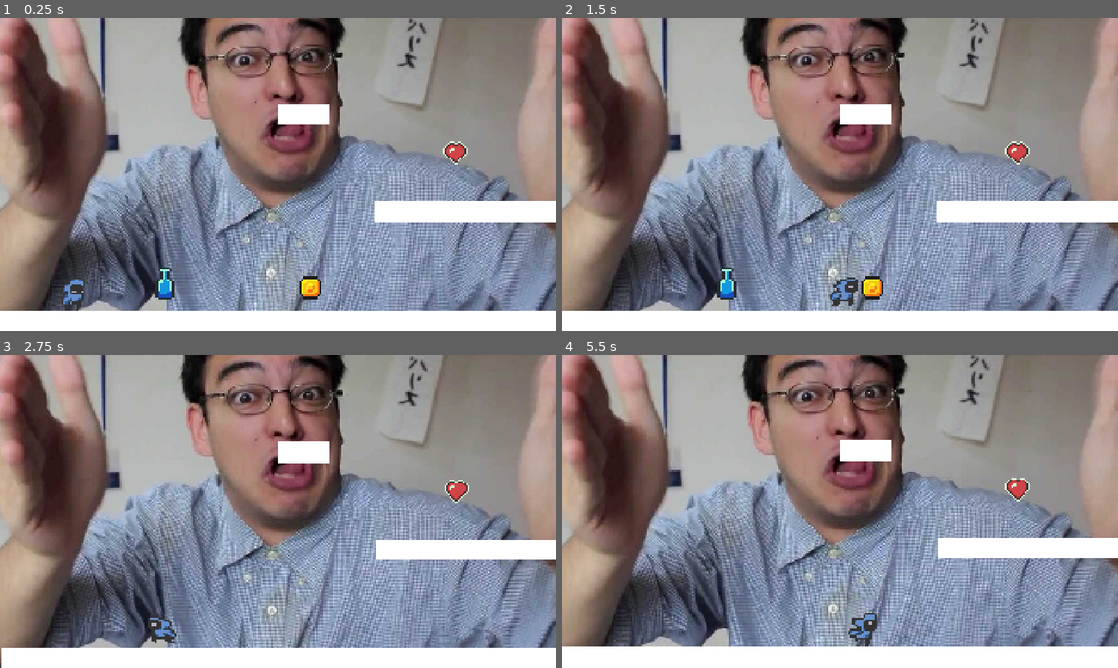
Above: before the commit, frames 1-4 (two rows, left to right).
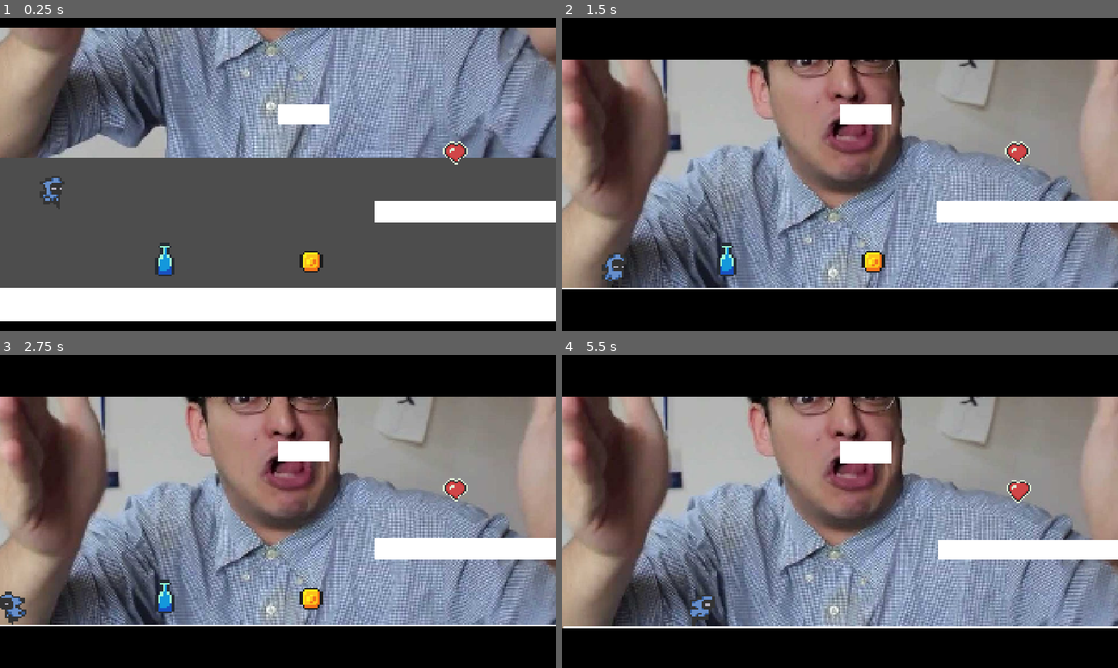
Above: after the commit, the same moments.

Repository: mightokondria/gimersia-guided-godot
Game: Godot game, scene res://_Scenes/TheStage.tscn
Same seed, same stepped clock (60 frames per second), same inputs: the game is played once before the commit and once after it.
Inputs:
- Up to frame 1 (0.25 s): no input
- Up to frame 2 (1.5 s): tap Enter (ui_accept) at 0.5, 0.77 s; hold Right (ui_right) from 0.53 s (still down); tap Shift (dash) at 0.6, 1.35 s
- Up to frame 3 (2.75 s): tap Enter (ui_accept) at 1.52 s; release Right (ui_right) at 2.03 s; hold Left (ui_left) from 2.03 s (still down); tap Shift (dash) at 2.1 s
- Up to frame 4 (5.5 s): release Left (ui_left) at 2.78 s; hold Right (ui_right) 2.78-4.28 s; tap Shift (dash) every 0.75 s from 2.85 to 5.1 s; tap Enter (ui_accept) at 3.02, 3.77, 4.52 s; hold Left (ui_left) 4.28-5.03 s; hold Right (ui_right) from 5.03 s (still down)

The runs differ from the first frame. In frame 1, 88% of the frame differs, in the area x 0-100%, y 0-100%; in frame 2, 28%; in frame 3, 38%; in frame 4, 39%.

Commit message:
Add cutscene system and letterbox animation
Introduces a cutscene scene, letterbox bars, and an AnimationPlayer script to handle cutscene transitions. Updates Player and TheStage scenes to support cutscene state, disables player input during cutscenes, and adds related animation resources and logic.

Diff:
--- /dev/null
+++ b/guided/_Scenes/CutScene.tscn
@@ -0,0 +1,142 @@
+[gd_scene load_steps=15 format=3 uid="uid://emv4ltmmdu4s"]
+
+[ext_resource type="PackedScene" uid="uid://d1g6kiifioiuw" path="res://_Scenes/Player.tscn" id="1_c0vfd"]
+[ext_resource type="PackedScene" uid="uid://hoenuvlwji8b" path="res://_Scenes/DoubleJumpItem.tscn" id="2_0u02h"]
+[ext_resource type="PackedScene" uid="uid://dnqy5qp18ibvg" path="res://_Scenes/WallGrabItem.tscn" id="3_nknsa"]
+[ext_resource type="PackedScene" uid="uid://iyvyfmls3d04" path="res://_Scenes/DashItem.tscn" id="4_pqe16"]
+[ext_resource type="Script" uid="uid://djka36bc42uqr" path="res://_Scripts/SmartCamera.gd" id="5_8j8af"]
+[ext_resource type="Texture2D" uid="uid://d2k6egmhw4abh" path="res://cuki.jpg" id="6_b1wna"]
+
+[sub_resource type="RectangleShape2D" id="RectangleShape2D_vwk1b"]
+size = Vector2(1919, 72)
+
+[sub_resource type="RectangleShape2D" id="RectangleShape2D_rfx65"]
+size = Vector2(626, 74)
+
+[sub_resource type="RectangleShape2D" id="RectangleShape2D_2d4v4"]
+size = Vector2(178, 74)
+
+[sub_resource type="RectangleShape2D" id="RectangleShape2D_nnjwi"]
+size = Vector2(2058.25, 52)
+
+[sub_resource type="RectangleShape2D" id="RectangleShape2D_x6l5f"]
+size = Vector2(69.75, 1379)
+
+[sub_resource type="RectangleShape2D" id="RectangleShape2D_7017n"]
+size = Vector2(69.75, 1386)
+
+[sub_resource type="Animation" id="Animation_c0vfd"]
+resource_name = "Sensei_Walk"
+
+[sub_resource type="AnimationLibrary" id="AnimationLibrary_0u02h"]
+_data = {
+&"Sensei_Walk": SubResource("Animation_c0vfd")
+}
+
+[node name="Level1" type="Node2D"]
+
+[node name="SubViewportContainer" type="SubViewportContainer" parent="."]
+offset_left = -960.0
+offset_top = -540.0
+offset_right = 960.0
+offset_bottom = 540.0
+stretch = true
+stretch_shrink = 6
+metadata/_edit_use_anchors_ = true
+
+[node name="SubViewport" type="SubViewport" parent="SubViewportContainer"]
+transparent_bg = true
+handle_input_locally = false
+size = Vector2i(320, 180)
+render_target_update_mode = 4
+
+[node name="Floor" type="StaticBody2D" parent="SubViewportContainer"]
+position = Vector2(798, 533)
+
+[node name="ColorRect" type="ColorRect" parent="SubViewportContainer/Floor"]
+anchors_preset = 8
+anchor_left = 0.5
+anchor_top = 0.5
+anchor_right = 0.5
+anchor_bottom = 0.5
+offset_left = -799.99994
+offset_top = 486.0
+offset_right = -151.3512
+offset_bottom = 558.0
+grow_horizontal = 2
+grow_vertical = 2
+scale = Vector2(2.9599996, 1)
+size_flags_horizontal = 4
+
+[node name="CollisionShape2D" type="CollisionShape2D" parent="SubViewportContainer/Floor"]
+position = Vector2(159.5, 522)
+shape = SubResource("RectangleShape2D_vwk1b")
+
+[node name="Player" parent="SubViewportContainer" instance=ExtResource("1_c0vfd")]
+position = Vector2(255, 901.00006)
+scale = Vector2(7.5999975, 7.5999975)
+
+[node name="StaticBody2D" type="StaticBody2D" parent="SubViewportContainer"]
+position = Vector2(798, 462)
+
+[node name="ColorRect" type="ColorRect" parent="SubViewportContainer/StaticBody2D"]
+offset_left = 496.0
+offset_top = 181.0
+offset_right = 1118.0
+offset_bottom = 254.0
+
+[node name="CollisionShape2D" type="CollisionShape2D" parent="SubViewportContainer/StaticBody2D"]
+position = Vector2(809, 218)
+shape = SubResource("RectangleShape2D_rfx65")
+
+[node name="ColorRect2" type="ColorRect" parent="SubViewportContainer/StaticBody2D"]
+offset_left = -96.0
+offset_top = -155.0
+offset_right = 82.0
+offset_bottom = -82.0
+
+[node name="CollisionShape2D5" type="CollisionShape2D" parent="SubViewportContainer/StaticBody2D"]
+position = Vector2(-8, -118)
+shape = SubResource("RectangleShape2D_2d4v4")
+
+[node name="CollisionShape2D4" type="CollisionShape2D" parent="SubViewportContainer/StaticBody2D"]
+position = Vector2(158, -729)
+shape = SubResource("RectangleShape2D_nnjwi")
+
+[node name="CollisionShape2D2" type="CollisionShape2D" parent="SubViewportContainer/StaticBody2D"]
+position = Vector2(1154, -60.5)
+shape = SubResource("RectangleShape2D_x6l5f")
+
+[node name="CollisionShape2D3" type="CollisionShape2D" parent="SubViewportContainer/StaticBody2D"]
+position = Vector2(-835, -64)
+shape = SubResource("RectangleShape2D_7017n")
+
+[node name="DoubleJumpItem" parent="SubViewportContainer" instance=ExtResource("2_0u02h")]
+position = Vector2(503.00006, 854)
+scale = Vector2(6.4, 6.4)
+
+[node name="WallGrabItem" parent="SubViewportContainer" instance=ExtResource("3_nknsa")]
+position = Vector2(1528, 431)
+scale = Vector2(4.2800007, 4.2800007)
+
+[node name="DashItem" parent="SubViewportContainer" instance=ExtResource("4_pqe16")]
+position = Vector2(1008, 879)
+scale = Vector2(6.2, 6.2)
+
+[node name="SmartCamera" type="Camera2D" parent="SubViewportContainer" node_paths=PackedStringArray("player") groups=["Camera"]]
+position = Vector2(958, 550)
+script = ExtResource("5_8j8af")
+player = NodePath("../Player")
+
+[node name="AnimationPlayer" type="AnimationPlayer" parent="SubViewportContainer"]
+libraries = {
+&"": SubResource("AnimationLibrary_0u02h")
+}
+
+[node name="Sensei" type="Sprite2D" parent="SubViewportContainer/AnimationPlayer"]
+
+[node name="Sprite2D" type="Sprite2D" parent="."]
+z_index = -1
+position = Vector2(-9.999908, -155)
+scale = Vector2(2.02963, 2.0296297)
+texture = ExtResource("6_b1wna")
--- a/guided/_Scenes/Player.tscn
+++ b/guided/_Scenes/Player.tscn
@@ -1,6 +1,6 @@
 [gd_scene load_steps=24 format=3 uid="uid://d1g6kiifioiuw"]
 
-[ext_resource type="Script" uid="uid://b4010do3636d1" path="res://_Scripts/player.gd" id="1_bg8v1"]
+[ext_resource type="Script" uid="uid://b4010do3636d1" path="res://_Scripts/Player.gd" id="1_bg8v1"]
 [ext_resource type="Texture2D" uid="uid://dgvyooac0kjn5" path="res://Art/platformer_metroidvania asset pack v1.01/herochar sprites(new)/herochar_idle_anim_strip_4.png" id="2_k40lu"]
 [ext_resource type="Texture2D" uid="uid://3qi8gl0kb7f" path="res://Art/platformer_metroidvania asset pack v1.01/herochar sprites(new)/herochar_jump_down_anim_strip_3.png" id="2_uc1x7"]
 [ext_resource type="Texture2D" uid="uid://dvphe8o7svh5r" path="res://Art/platformer_metroidvania asset pack v1.01/herochar sprites(new)/herochar_jump_up_anim_strip_3.png" id="3_wured"]
--- a/guided/_Scenes/TheStage.tscn
+++ b/guided/_Scenes/TheStage.tscn
@@ -6,9 +6,119 @@
 [ext_resource type="PackedScene" uid="uid://iyvyfmls3d04" path="res://_Scenes/DashItem.tscn" id="4_c3oyc"]
 [ext_resource type="Script" uid="uid://djka36bc42uqr" path="res://_Scripts/SmartCamera.gd" id="5_b6ajn"]
 [ext_resource type="Texture2D" uid="uid://d2k6egmhw4abh" path="res://cuki.jpg" id="6_2d4v4"]
+[ext_resource type="Script" uid="uid://7yeoj2w0dtnw" path="res://_Scripts/AnimationPlayer.gd" id="7_c3oyc"]
+
+[sub_resource type="Animation" id="Animation_2d4v4"]
+resource_name = "LetterBoxAnimation"
+length = 2.0
+tracks/0/type = "value"
+tracks/0/imported = false
+tracks/0/enabled = true
+tracks/0/path = NodePath("BG:position")
+tracks/0/interp = 1
+tracks/0/loop_wrap = true
+tracks/0/keys = {
+"times": PackedFloat32Array(0, 1),
+"transitions": PackedFloat32Array(1, 1),
+"update": 0,
+"values": [Vector2(-10, -905), Vector2(-9.999908, -155)]
+}
+tracks/1/type = "value"
+tracks/1/imported = false
+tracks/1/enabled = true
+tracks/1/path = NodePath("TopBar:position")
+tracks/1/interp = 1
+tracks/1/loop_wrap = true
+tracks/1/keys = {
+"times": PackedFloat32Array(0, 1),
+"transitions": PackedFloat32Array(1, 1),
+"update": 0,
+"values": [Vector2(-1240, -678), Vector2(-1240, -538)]
+}
+tracks/2/type = "value"
+tracks/2/imported = false
+tracks/2/enabled = true
+tracks/2/path = NodePath("BottomBar:position")
+tracks/2/interp = 1
+tracks/2/loop_wrap = true
+tracks/2/keys = {
+"times": PackedFloat32Array(0, 1),
+"transitions": PackedFloat32Array(1, 1),
+"update": 0,
+"values": [Vector2(-1241, 549), Vector2(-1241, 409)]
+}
+tracks/3/type = "value"
+tracks/3/imported = false
+tracks/3/enabled = true
+tracks/3/path = NodePath("SubViewportContainer/Player:is_cutscene")
+tracks/3/interp = 1
+tracks/3/loop_wrap = true
+tracks/3/keys = {
+"times": PackedFloat32Array(0.033333335, 2),
+"transitions": PackedFloat32Array(1, 1),
+"update": 1,
+"values": [true, false]
+}
+
+[sub_resource type="Animation" id="Animation_c3oyc"]
+length = 0.001
+tracks/0/type = "value"
+tracks/0/imported = false
+tracks/0/enabled = true
+tracks/0/path = NodePath("BG:position")
+tracks/0/interp = 1
+tracks/0/loop_wrap = true
+tracks/0/keys = {
+"times": PackedFloat32Array(0),
+"transitions": PackedFloat32Array(1),
+"update": 0,
+"values": [Vector2(-9.999908, -155)]
+}
+tracks/1/type = "value"
+tracks/1/imported = false
+tracks/1/enabled = true
+tracks/1/path = NodePath("TopBar:position")
+tracks/1/interp = 1
+tracks/1/loop_wrap = true
+tracks/1/keys = {
+"times": PackedFloat32Array(0),
+"transitions": PackedFloat32Array(1),
+"update": 0,
+"values": [Vector2(-960, -838)]
+}
+tracks/2/type = "value"
+tracks/2/imported = false
+tracks/2/enabled = true
+tracks/2/path = NodePath("BottomBar:position")
+tracks/2/interp = 1
+tracks/2/loop_wrap = true
+tracks/2/keys = {
+"times": PackedFloat32Array(0),
+"transitions": PackedFloat32Array(1),
+"update": 0,
+"values": [Vector2(-1241, 549)]
+}
+tracks/3/type = "value"
+tracks/3/imported = false
+tracks/3/enabled = true
+tracks/3/path = NodePath("SubViewportContainer/Player:is_cutscene")
+tracks/3/interp = 1
+tracks/3/loop_wrap = true
+tracks/3/keys = {
+"times": PackedFloat32Array(0),
+"transitions": PackedFloat32Array(1),
+"update": 1,
+"values": [true]
+}
+
+[sub_resource type="AnimationLibrary" id="AnimationLibrary_mrcx1"]
+_data = {
+&"LetterBoxAnimation": SubResource("Animation_2d4v4"),
+&"RESET": SubResource("Animation_c3oyc")
+}
 
 [sub_resource type="RectangleShape2D" id="RectangleShape2D_vwk1b"]
-size = Vector2(1919, 72)
+size = Vector2(1919, 149)
 
 [sub_resource type="RectangleShape2D" id="RectangleShape2D_rfx65"]
 size = Vector2(626, 74)
@@ -26,6 +136,12 @@
 size = Vector2(69.75, 1386)
 
 [node name="Level1" type="Node2D"]
+
+[node name="AnimationPlayer" type="AnimationPlayer" parent="."]
+libraries = {
+&"": SubResource("AnimationLibrary_mrcx1")
+}
+script = ExtResource("7_c3oyc")
 
 [node name="SubViewportContainer" type="SubViewportContainer" parent="."]
 offset_left = -960.0
@@ -52,7 +168,7 @@
 anchor_right = 0.5
 anchor_bottom = 0.5
 offset_left = -799.99994
-offset_top = 486.0
+offset_top = 409.0
 offset_right = -151.3512
 offset_bottom = 558.0
 grow_horizontal = 2
@@ -61,12 +177,13 @@
 size_flags_horizontal = 4
 
 [node name="CollisionShape2D" type="CollisionShape2D" parent="SubViewportContainer/Floor"]
-position = Vector2(159.5, 522)
+position = Vector2(159.5, 483.5)
 shape = SubResource("RectangleShape2D_vwk1b")
 
 [node name="Player" parent="SubViewportContainer" instance=ExtResource("1_kchhv")]
-position = Vector2(255, 901.00006)
+position = Vector2(183, 476.00003)
 scale = Vector2(7.5999975, 7.5999975)
+is_cutscene = true
 
 [node name="StaticBody2D" type="StaticBody2D" parent="SubViewportContainer"]
 position = Vector2(798, 462)
@@ -104,7 +221,7 @@
 shape = SubResource("RectangleShape2D_7017n")
 
 [node name="DoubleJumpItem" parent="SubViewportContainer" instance=ExtResource("3_2d4v4")]
-position = Vector2(503.00006, 854)
+position = Vector2(502.99997, 772)
 scale = Vector2(6.4, 6.4)
 
 [node name="WallGrabItem" parent="SubViewportContainer" instance=ExtResource("2_b6ajn")]
@@ -112,7 +229,7 @@
 scale = Vector2(4.2800007, 4.2800007)
 
 [node name="DashItem" parent="SubViewportContainer" instance=ExtResource("4_c3oyc")]
-position = Vector2(1008, 879)
+position = Vector2(1011, 789)
 scale = Vector2(6.2, 6.2)
 
 [node name="SmartCamera" type="Camera2D" parent="SubViewportContainer" node_paths=PackedStringArray("player") groups=["Camera"]]
@@ -120,8 +237,30 @@
 script = ExtResource("5_b6ajn")
 player = NodePath("../Player")
 
-[node name="Sprite2D" type="Sprite2D" parent="."]
+[node name="BG" type="Sprite2D" parent="."]
 z_index = -1
 position = Vector2(-9.999908, -155)
 scale = Vector2(2.02963, 2.0296297)
 texture = ExtResource("6_2d4v4")
+
+[node name="TopBar" type="ColorRect" parent="."]
+anchors_preset = 5
+anchor_left = 0.5
+anchor_right = 0.5
+offset_left = -960.0
+offset_top = -838.0
+offset_right = 1526.0
+offset_bottom = -688.0
+grow_horizontal = 2
+color = Color(0, 0, 0, 1)
+
+[node name="BottomBar" type="ColorRect" parent="."]
+anchors_preset = 5
+anchor_left = 0.5
+anchor_right = 0.5
+offset_left = -1241.0
+offset_top = 549.0
+offset_right = 1216.0
+offset_bottom = 699.0004
+grow_horizontal = 2
+color = Color(0, 0, 0, 1)
--- /dev/null
+++ b/guided/_Scripts/AnimationPlayer.gd
@@ -0,0 +1,11 @@
+extends AnimationPlayer
+
+
+# Called when the node enters the scene tree for the first time.
+func _ready() -> void:
+	play("LetterBoxAnimation")
+
+
+# Called every frame. 'delta' is the elapsed time since the previous frame.
+func _process(_delta: float) -> void:
+	pass
--- a/guided/_Scripts/SmartCamera.gd
+++ b/guided/_Scripts/SmartCamera.gd
@@ -27,6 +27,7 @@
 	var half_height = viewport_height / 2.0
 	var trigger_zone_percentage = 0.20
 	trigger_y_local = -half_height + (viewport_height * trigger_zone_percentage)
+
 
 func _process(delta):
 	if player == null: return
--- a/guided/_Scripts/player.gd
+++ b/guided/_Scripts/player.gd
@@ -38,8 +38,26 @@
 
 # Ambil nilai gravitasi dari Project Settings
 var gravity = ProjectSettings.get_setting("physics/2d/default_gravity")
+@export var is_cutscene = false
 
 func _physics_process(delta):
+
+	# --- [TAMBAHAN PENTING DI PALING ATAS] ---
+	if is_cutscene:
+		# Jika cutscene, player hanya kena gravitasi agar tidak melayang
+		if not is_on_floor():
+			velocity.y += gravity * delta
+		else:
+			velocity.y = 0
+
+		# Nol-kan kecepatan horizontal agar diam
+		velocity.x = move_toward(velocity.x, 0, FRICTION * delta)
+
+		move_and_slide()
+		_update_animation()
+		return # STOP: Jangan proses input apapun di bawah ini!
+	# -----------------------------------------
+
 	# =========================================
 	# 0. LOGIKA DASH (Prioritas Tertinggi)
 	# =========================================
@@ -73,12 +91,12 @@
 	var input_dir = Input.get_axis("ui_left", "ui_right")
 	var climb_dir = Input.get_axis("ui_up", "ui_down")
 
-	var is_pushing_wall = false
+	var _is_pushing_wall = false
 	if is_on_wall():
 		var normal = get_wall_normal()
 		# Cek apakah menekan tombol KE ARAH dinding
 		if (normal.x < 0 and input_dir > 0) or (normal.x > 0 and input_dir < 0):
-			is_pushing_wall = true
+			_is_pushing_wall = true
 
 	# =========================================
 	# 2. LOGIKA WALL GRAB & STAMINA
@@ -144,12 +162,12 @@
 	# Hanya boleh gerak kiri/kanan jika TIDAK sedang wall sliding
 	if not is_wall_sliding:
 		# Tentukan nilai akselerasi & friksi yang dipakai saat ini
-		var current_accel = ACCELERATION
-		var current_friction = FRICTION
+		var _current_accel = ACCELERATION
+		var _current_friction = FRICTION
 
 		if not is_on_floor():
-			current_accel = AIR_ACCELERATION
-			current_friction = AIR_FRICTION
+			_current_accel = AIR_ACCELERATION
+			_current_friction = AIR_FRICTION
 
 		if input_dir:
 			velocity.x = move_toward(velocity.x, input_dir * MAX_SPEED, ACCELERATION * delta)
@@ -212,3 +230,8 @@
 	if not can_wall_grab:
 		can_wall_grab = true
 		print("WALL GRAB AKTIF!")
+
+
+# Fungsi untuk dipanggil oleh AnimationPlayer
+func set_cutscene_state(state: bool):
+	is_cutscene = state
Not shown: 1 places in guided/_Scenes/TheStage.tscn that only renumber resources
Not shown, added: guided/_Scripts/AnimationPlayer.gd.uid
